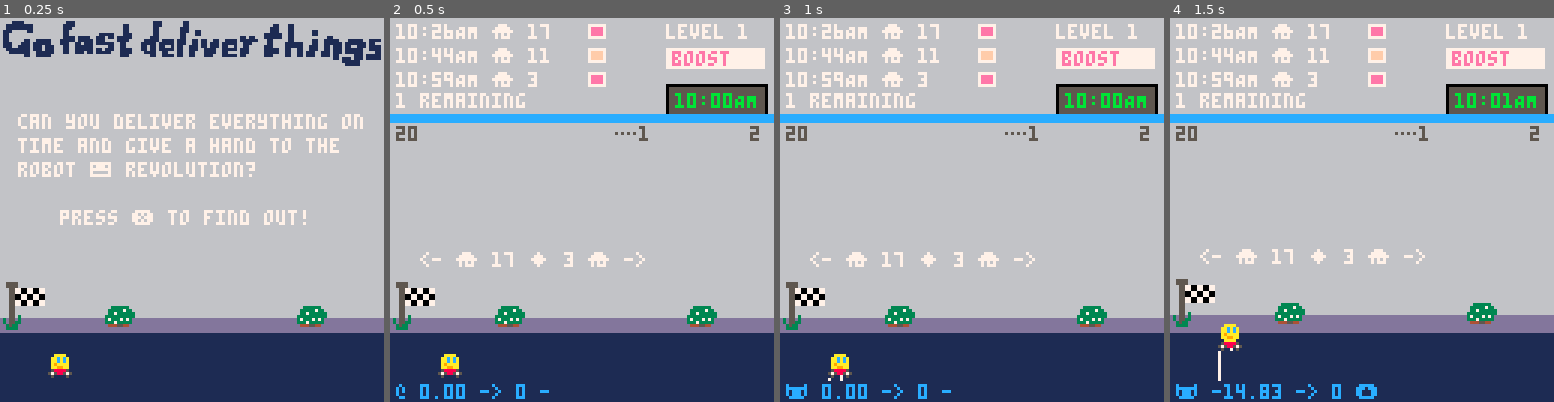
Above: before the commit, frames 1-4 (left to right).
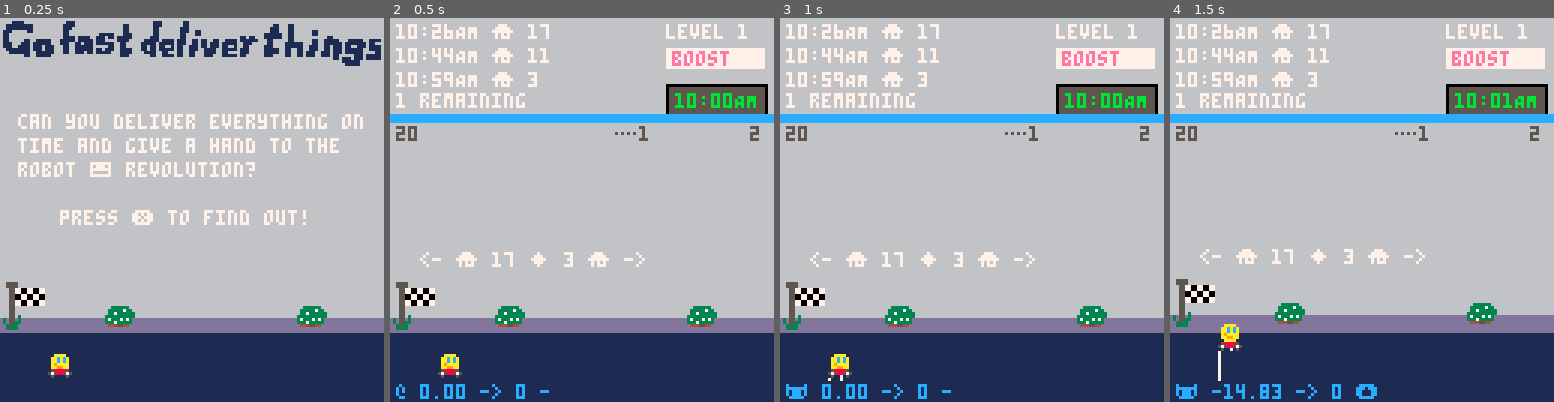
Above: after the commit, the same moments.

Repository: broquaint/pico8-carts
Game: PICO-8 cartridge racer.p8
Same seed, same stepped clock (60 frames per second), same inputs: the game is played once before the commit and once after it.
Inputs:
- Up to frame 1 (0.25 s): no input
- Up to frame 2 (0.5 s): tap X (X key) at 0.33 s
- Up to frame 3 (1 s): tap O (Z key) at 0.7 s
- Up to frame 4 (1.5 s): tap X (X key) at 1.07 s

Frame 1 is identical in both runs. In frame 2, 0.5% of the frame differs, in the area x 51-57%, y 1-18%; in frame 3, 0.5%; in frame 4, 0.5%.

Commit message:
Add robot help progress
Not really how I wanted the narrative to go but there are only so many
hours in the day etc.

Diff:
--- a/racer.p8
+++ b/racer.p8
@@ -139,11 +139,19 @@
       overall_time = 0,
       delivery_count = 0,
       customer_satisfaction = {},
-      robot_help = {},
+      robot_help = 0,
       jumps = 0,
       launches = 0,
    }
 end
+
+revolution_progress = {
+   'robot revolution begins',
+   'robots get organised',
+   'robots foment discontent',
+   'means of production seized',
+   'utopia established'
+}
 
 function init_level(lvl)
    car = {
@@ -807,6 +815,10 @@
                   add(progress.customer_satisfaction, {calc_level_score()})
                   progress.delivery_count += #level.deliveries
 
+                  if(any(level.deliveries, function(d) return d.for_robots end)) then
+                     progress.robot_help += 1
+                  end
+
                   if current_level < #levels then
                      game_state = game_state_level_done
                   else
@@ -1102,8 +1114,6 @@
          local msg    =  before .. ' ⌂ '.. d.section.id
          if(d.for_robots) msg = msg .. ' 😐'
          print(msg, 2, del_y, col)
-         rectfill(66, del_y, 71, del_y + 4, white)
-         rectfill(67, del_y+1, 70, del_y + 3, d.section.colour)
          del_offset += 1
       end
    end
@@ -1128,7 +1138,7 @@
       print('customer satisfaction ' .. level_score .. '/' .. total, 10, 80, white)
       if any(level.deliveries, function(d) return d.for_robots end) then
          rectfill(8, 88, 120, 96)
-         print('robot revolution begins', 10, 90, lime)
+         print(revolution_progress[progress.robot_help], 10, 90, lime)
       end
    end
 
@@ -1195,7 +1205,10 @@
       print('level ' .. lvl .. ' - ' .. ls[1] .. '/' .. ls[2] .. ' in ' .. nice_pos(progress.level_times[lvl]) .. 's', 16, offset)
       offset += 8
    end
-   print('ramp jumps ' .. progress.launches .. ', car jumps ' .. progress.jumps, 10, offset + 8)
+   if progress.robot_help > 0 then
+      print(revolution_progress[progress.robot_help], 10, offset, lime)
+   end
+   print('ramp jumps ' .. progress.launches .. ', car jumps ' .. progress.jumps, 10, offset + 8, white)
    print('press ❎ to start again', 10, offset + 16)
 end
 
